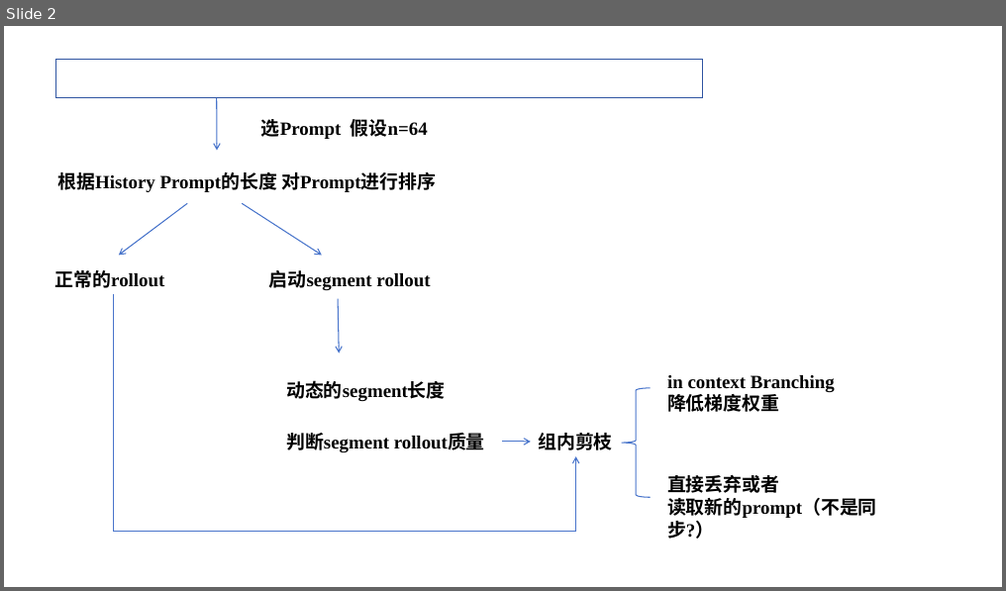
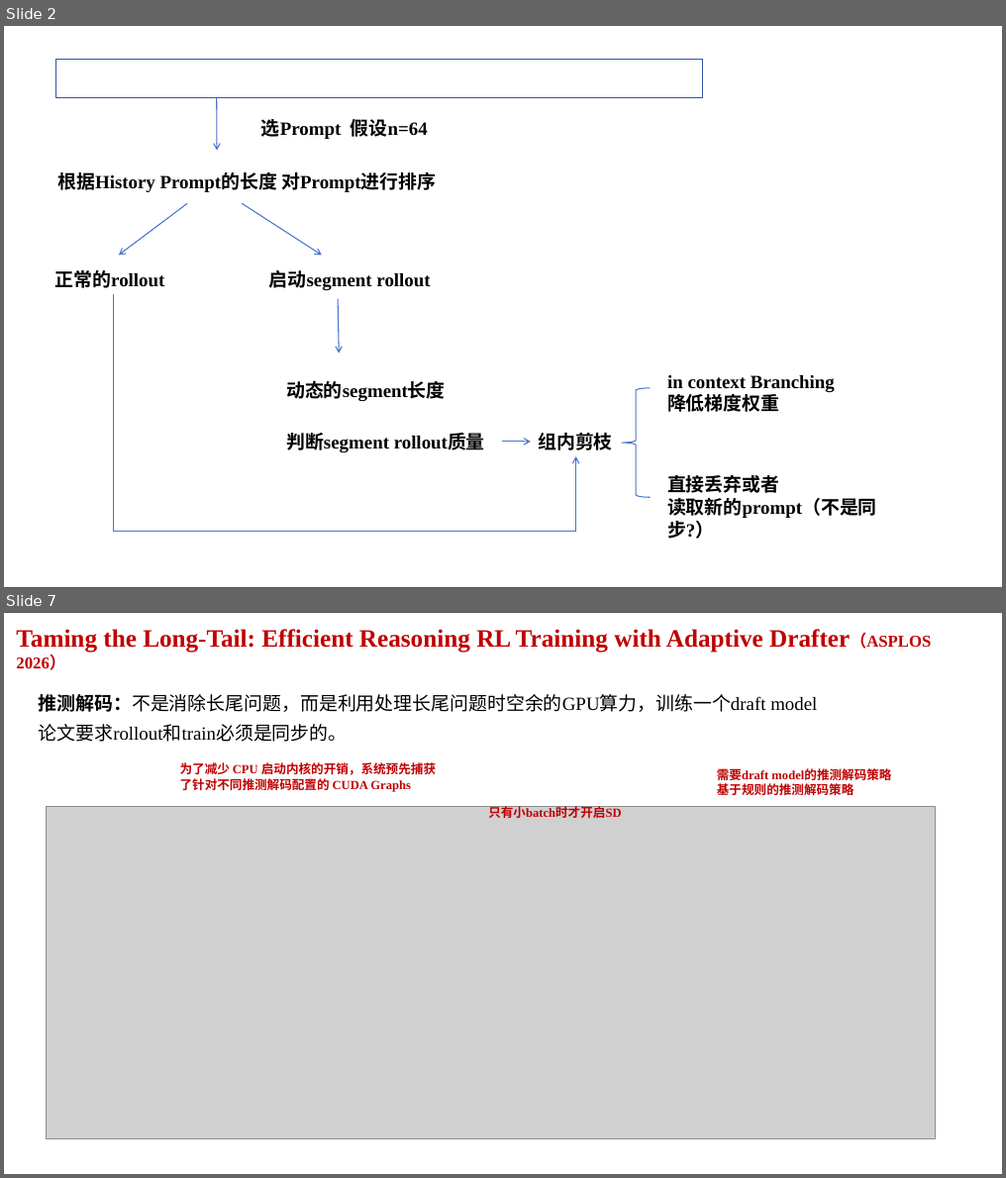
Before and after one commit to Watsontao/mindrlhf, a slide deck: 方案.pptx. Shown one above the other, each under a label of ours: slide 2 before the commit, slides 2 and 7 after it; the slides between them are not shown. The pictures are 1006x591 and 1006x1178 pixels, drawn with LibreOffice and Linux fonts; fonts in the diff are those of the drawing; grey boxes stand for pictures. Boxes give left, top, right and bottom in pixels: in the first picture for what was removed or moved away, otherwise in the second. Text is boxed around its words. In the diff, an @@ line names an element or a change of style, - is before the commit and + after.

```diff
--- a/方案.pptx
+++ b/方案.pptx
@@ slide 7 added at (4, 613, 1002, 1174), background #FFFFFF @@
@@ text added at (16, 629, 932, 653), 24 pt, text #C00000, bold @@
+Taming the Long-Tail: Efficient Reasoning RL Training with Adaptive Drafter（ASPLOS 2026）
@@ text added at (39, 694, 817, 742), 18 pt, text #000000 @@
+推测解码：不是消除长尾问题，而是利用处理长尾问题时空余的GPU算力，训练一个draft model
+论文要求rollout和train必须是同步的。
@@ text added at (180, 762, 436, 792), 12 pt, text #C00000, bold @@
+为了减少 CPU 启动内核的开销，系统预先捕获了针对不同推测解码配置的 CUDA Graphs
@@ text added at (717, 768, 891, 795), 12 pt, text #C00000, bold @@
+需要draft model的推测解码策略
+基于规则的推测解码策略
@@ picture added at (46, 806, 935, 1140) @@
@@ text added at (488, 803, 621, 818), 12 pt, text #C00000, bold @@
+只有小batch时才开启SD
```
Also in this commit, not shown: 11 other slides added, 1 other file.
